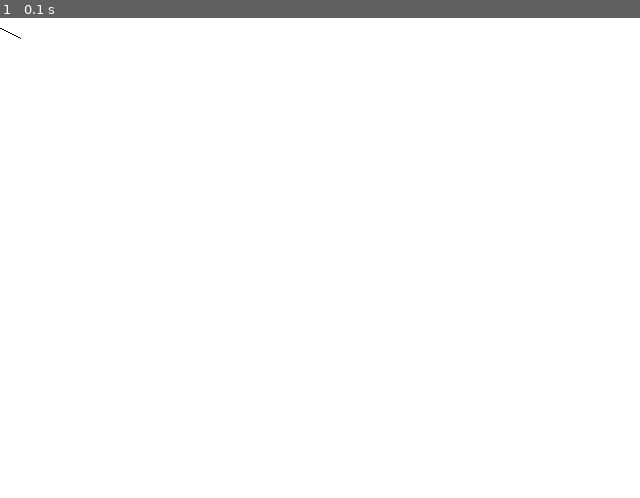
Above: before the commit, frame 1.
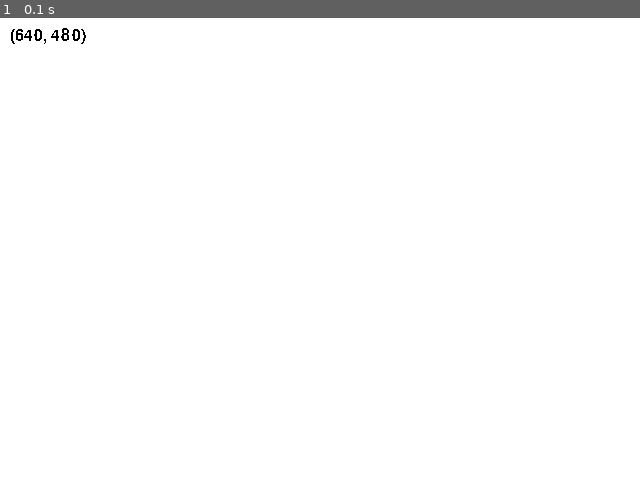
Above: after the commit, the same moment.

Repository: ThatIsAUsername/timeline
Game: pygame game, started from timelines.py
Same seed, same stepped clock (60 frames per second), same inputs: the game is played once before the commit and once after it.
Inputs:
- Up to frame 1 (0.1 s): no input

The runs differ from the first frame. In frame 1, 0.1% of the frame differs, in the area x 0-14%, y 2-6%.

Commit message:
PyGame is now handled via RAII, because I'm not sure how to structure Python code.

Diff:
--- /dev/null
+++ b/pygame_manager.py
@@ -0,0 +1,29 @@
+
+import pygame
+from pygame.locals import *
+
+
+class PyGameManager:
+    def __init__(self):
+        self.font = None
+        self.screen = None
+
+    @staticmethod
+    def initialize():
+        pygame.init()
+
+    @staticmethod
+    def terminate():
+        pygame.quit()
+
+    def get_screen(self) -> pygame.Surface:
+        if not self.screen:
+            screen_dims = (640, 480)
+            self.screen = pygame.display.set_mode(screen_dims, RESIZABLE)
+        return self.screen
+
+    def get_font(self) -> pygame.font.Font:
+        if not self.font:
+            print('Creating font')
+            self.font = pygame.font.Font('freesansbold.ttf', 16)
+        return self.font
--- a/timelines.py
+++ b/timelines.py
@@ -2,32 +2,27 @@
 from collections import namedtuple
 
 import pygame
+from pygame_manager import PyGameManager
 from pygame.locals import *
 
 import color
 
-Dimensions = namedtuple('dimensions', 'width height')
 
-
-def initialize():
-    pygame.init()
-
-
-def terminate():
-    pygame.quit()
-    sys.exit()
-
-
-def draw_screen(screen):
+def draw_screen(pgm: PyGameManager):
     pygame.display.update()
-    pygame.draw.line(screen, color.BLACK, (0, 10), (20, 20))
+    screen = pgm.get_screen()
+    screen_dims = screen.get_size()
+    font = pgm.get_font()
+    antialias = False
+    dims_text = font.render(str(screen_dims), antialias, color.BLACK)
+    screen.blit(dims_text, (10, 10))
 
 
 def run():
-    initialize()
+    pgm = PyGameManager()
+    pgm.initialize()
 
-    screen_dims = (640, 480)
-    screen = pygame.display.set_mode(screen_dims, RESIZABLE)
+    screen = pgm.get_screen()
 
     running = True
     while running:
@@ -42,9 +37,9 @@
             #     if play_rect.collidepoint(mousex, mousey):
             #         choose_board()
 
-        draw_screen(screen)
+        draw_screen(pgm)
 
-    terminate()
+    pgm.terminate()
 
 
 if __name__ == "__main__":
